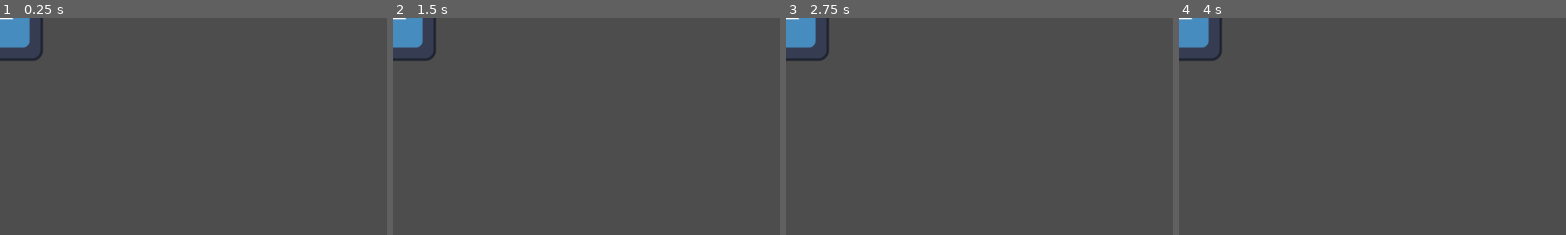
Above: before the commit, frames 1-4 (left to right).
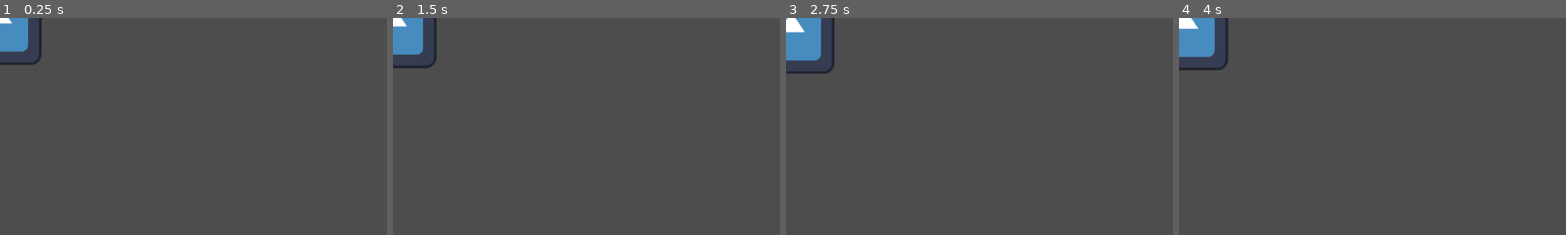
Above: after the commit, the same moments.

Repository: Brohatu/Genetics-System
Game: Godot game, scene res://scenes/test_creature.tscn
Two runs of this game, one before a commit and one after it. Both use one fixed random seed, a clock stepped at 60 frames per second and the inputs below. The project has no main scene, so this scene is started directly. The engine's default icon, where the game draws it, is replaced by a stand-in: a white triangle on a blue panel in a dark square.
Inputs:
- Up to frame 1 (0.25 s): no input
- Up to frame 2 (1.5 s): tap Enter at 0.5 s
- Up to frame 3 (2.75 s): tap Space at 2 s
- Up to frame 4 (4 s): tap Enter at 2.75 s
The pictures show only the part of the screen within x 0-50%, y 0-50%; the shares and areas given below are measured in that part.

The runs differ from the first frame. In frame 1, 0.6% of the frame differs, in the area x 0-12%, y 0-22%; in frame 2, 0.8%; in frame 3, 1.5%, in the area x 0-13%, y 0-26%; in frame 4, 1.4%.

Commit message:
Create test_creature

Diff:
--- /dev/null
+++ b/scenes/test_creature.gd
@@ -0,0 +1,25 @@
+extends CharacterBody2D
+
+
+var direction:Vector2
+var speed = 70
+
+# Called when the node enters the scene tree for the first time.
+func _ready():
+	pass # Replace with function body.
+
+
+# Called every frame. 'delta' is the elapsed time since the previous frame.
+func _process(delta):
+	move()
+
+
+
+func move():
+	get_direction()
+	velocity = direction.normalized() * speed
+	move_and_slide()
+
+
+func get_direction():
+	direction = Vector2(randf_range(-1.0, 1.0), randf_range(-1.0, 1.0))
--- a/scenes/test_creature.tscn
+++ b/scenes/test_creature.tscn
@@ -1,11 +1,14 @@
-[gd_scene load_steps=3 format=3 uid="uid://cywusrybre1id"]
+[gd_scene load_steps=4 format=3 uid="uid://cywusrybre1id"]
 
 [ext_resource type="Texture2D" uid="uid://22ou4tfpa1fe" path="res://icon.svg" id="1_dntsr"]
+[ext_resource type="Script" path="res://scenes/test_creature.gd" id="1_kcauk"]
 
 [sub_resource type="RectangleShape2D" id="RectangleShape2D_brtwo"]
+size = Vector2(128, 128)
 
 [node name="TestCreature" type="CharacterBody2D"]
 motion_mode = 1
+script = ExtResource("1_kcauk")
 
 [node name="CollisionShape2D" type="CollisionShape2D" parent="."]
 shape = SubResource("RectangleShape2D_brtwo")
